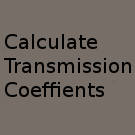
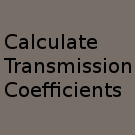
Layers edited between the first and the second 135 x 135 image:
painted on "Calculate ..." over box(63, 82, 121, 97)
